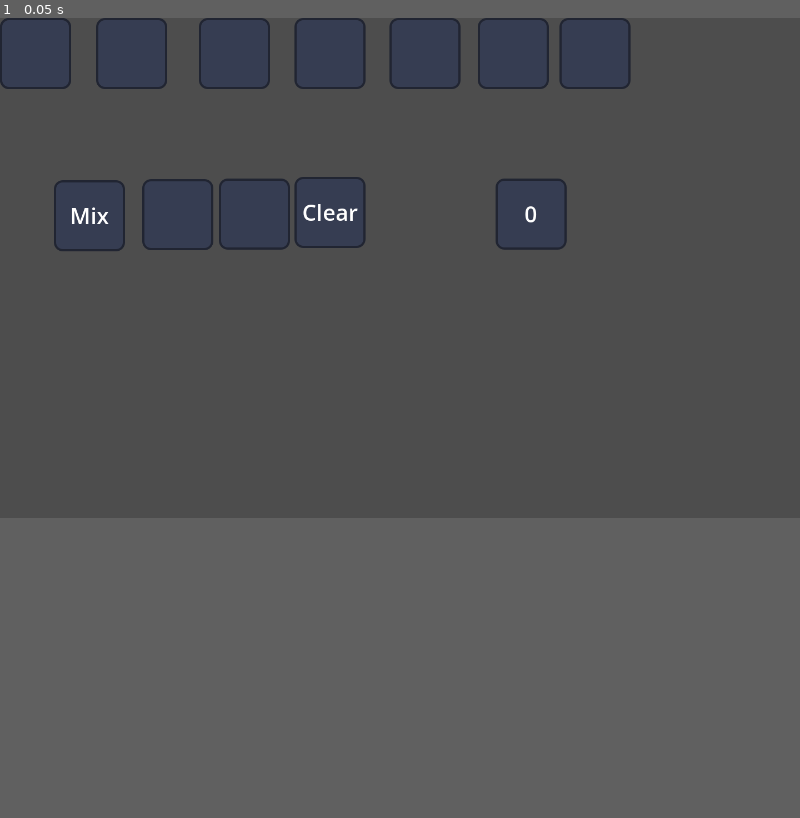
Above: before the commit, frame 1.
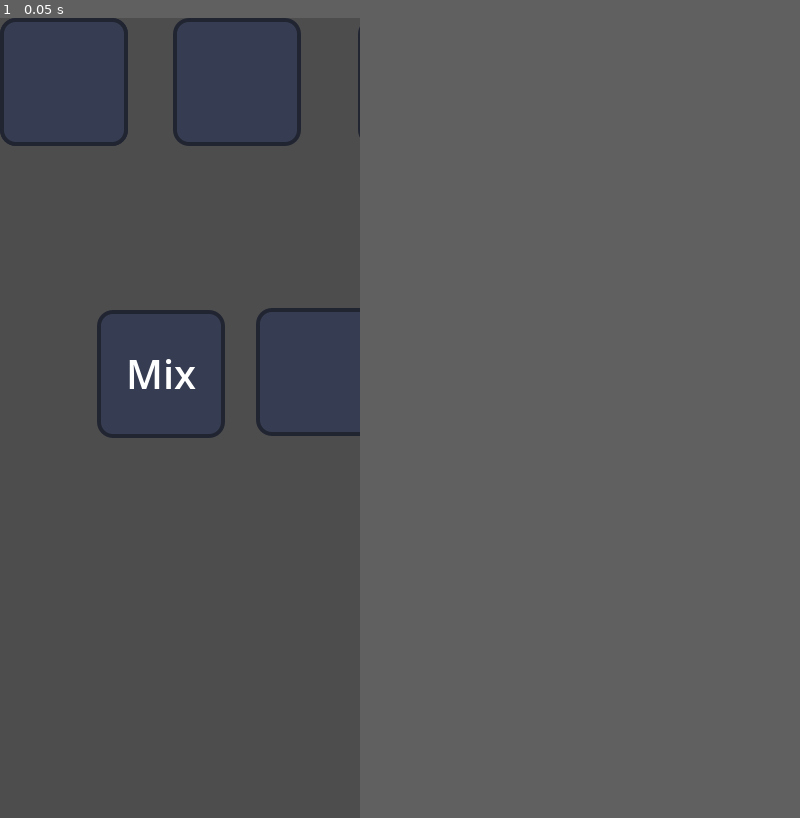
Above: after the commit, the same moment.

Repository: NPontious/WordGame
Game: Godot game, scene res://script_holder.tscn
Two runs of this game, one before a commit and one after it. Both use one fixed random seed, a clock stepped at 60 frames per second and the inputs below.
Inputs:
- Up to frame 1 (0.05 s): no input
In our replay, the window is 800x500 before the commit and 360x800 after it. These sizes can differ from the game's own. Grey fills any space a smaller window leaves; there, only what the larger window draws over its background counts as a difference.

The runs differ from the first frame. In frame 1, 2.4% of the frame differs, in the area x 0-79%, y 0-53%.
Error before the commit: Attempt to call function 'get_as_text' in base 'null instance' on a null instance. (res://logic.gd:74)
Error after the commit: Attempt to call function 'get_as_text' in base 'null instance' on a null instance. (res://logic.gd:95)

Commit message:
Button spacing for phone

Diff:
--- a/logic.gd
+++ b/logic.gd
@@ -19,48 +19,69 @@
 	# Get the screen size
 	var screen_size = DisplayServer.window_get_size()
 	var screen_width = screen_size.x
-	var button_size = Vector2(screen_size.x, screen_size.x) / 1440.0
+	var button_size = Vector2(screen_size.x, screen_size.x) / 1440.0 * 2
 
 	# Calculate the spacing between buttons
 	var buttons_node = get_parent().get_node("Buttons")
 	var number_of_buttons = buttons_node.get_child_count()
-	var spacing = screen_width / (number_of_buttons + 2)
+	var spacing = screen_width / (number_of_buttons + 3)
 	var spacing2 = screen_width / (6 + 2)
 	var ypos = screen_size.y * 0.1
 
+	var tall = 1
+	if(screen_size.y > screen_size.x):
+		tall = 2
+		spacing2 = screen_width / (7 + 2)
+
 	get_parent().get_node(".").get_child(0).position.y = screen_size.y * 0.4
-	get_parent().get_node(".").get_child(0).position.x = spacing2 * 2
+	get_parent().get_node(".").get_child(0).position.x = spacing2 * 2 - (spacing2/2)
+	get_parent().get_node(".").get_child(0).apply_scale(button_size)
 
-	get_parent().get_node(".").get_child(2).position.y = screen_size.y * 0.4
-	get_parent().get_node(".").get_child(2).position.x = spacing2
+	get_parent().get_node(".").get_child(2).position.y = screen_size.y * 0.4 * 1.3
+	get_parent().get_node(".").get_child(2).position.x = spacing2  + (spacing2/2)
+	get_parent().get_node(".").get_child(2).apply_scale(button_size)
 
 	get_parent().get_node(".").get_child(3).position.y = screen_size.y * 0.4
-	get_parent().get_node(".").get_child(3).position.x = spacing2 * 2
+	get_parent().get_node(".").get_child(3).position.x = spacing2 * 2 - (spacing2/2)
+	get_parent().get_node(".").get_child(3).apply_scale(button_size)
 
-	get_parent().get_node(".").get_child(4).position.y = screen_size.y * 0.4
-	get_parent().get_node(".").get_child(4).position.x = spacing2 * 3
+	get_parent().get_node(".").get_child(4).position.y = screen_size.y * 0.4 * 1.3
+	get_parent().get_node(".").get_child(4).position.x = spacing2 * 3 + (spacing2/2)
+	get_parent().get_node(".").get_child(4).apply_scale(button_size)
 
 	get_parent().get_node(".").get_child(5).position.y = screen_size.y * 0.4
-	get_parent().get_node(".").get_child(5).position.x = spacing2 * 4
+	get_parent().get_node(".").get_child(5).position.x = spacing2 * 4 - (spacing2/2)
+	get_parent().get_node(".").get_child(5).apply_scale(button_size)
 
-	get_parent().get_node(".").get_child(6).position.y = screen_size.y * 0.4
-	get_parent().get_node(".").get_child(6).position.x = spacing2 * 5
+	get_parent().get_node(".").get_child(6).position.y = screen_size.y * 0.4 * 1.3
+	get_parent().get_node(".").get_child(6).position.x = spacing2 * 5 + (spacing2/2)
+	get_parent().get_node(".").get_child(6).apply_scale(button_size)
 
 	get_parent().get_node(".").get_child(7).position.y = screen_size.y * 0.4
-	get_parent().get_node(".").get_child(7).position.x = spacing2 * 6
+	get_parent().get_node(".").get_child(7).position.x = spacing2 * 6 - (spacing2/2)
+	get_parent().get_node(".").get_child(7).apply_scale(button_size)
 
 	var position_x = spacing
+	var i = 0
 	for child in buttons_node.get_children():
 		child.letter = shuffled[child.get_index()]
 		var label = child.get_node("Label")
 		label.text = shuffled[child.get_index()]
 
 		# Set the button's position
-		child.position.x = position_x
-		position_x += spacing
-		child.position.y = ypos
+		if i < 4:
+			child.position.x = position_x
+			position_x += spacing * 2
+			child.position.y = ypos
+		if i == 4:
+			position_x = 2 * spacing
+		if i >= 4:
+			child.position.x = position_x
+			position_x += spacing * 2
+			child.position.y = ypos * 2
 
 		child.apply_scale(button_size)
+		i = i + 1
 
 	while run:
 		await get_parent().get_node("TouchScreenButtonEnter").released
--- a/project.godot
+++ b/project.godot
@@ -17,8 +17,8 @@
 
 [display]
 
-window/size/viewport_width=1440
-window/size/viewport_height=900
+window/size/viewport_width=360
+window/size/viewport_height=800
 window/stretch/aspect="expand"
 
 [input_devices]
